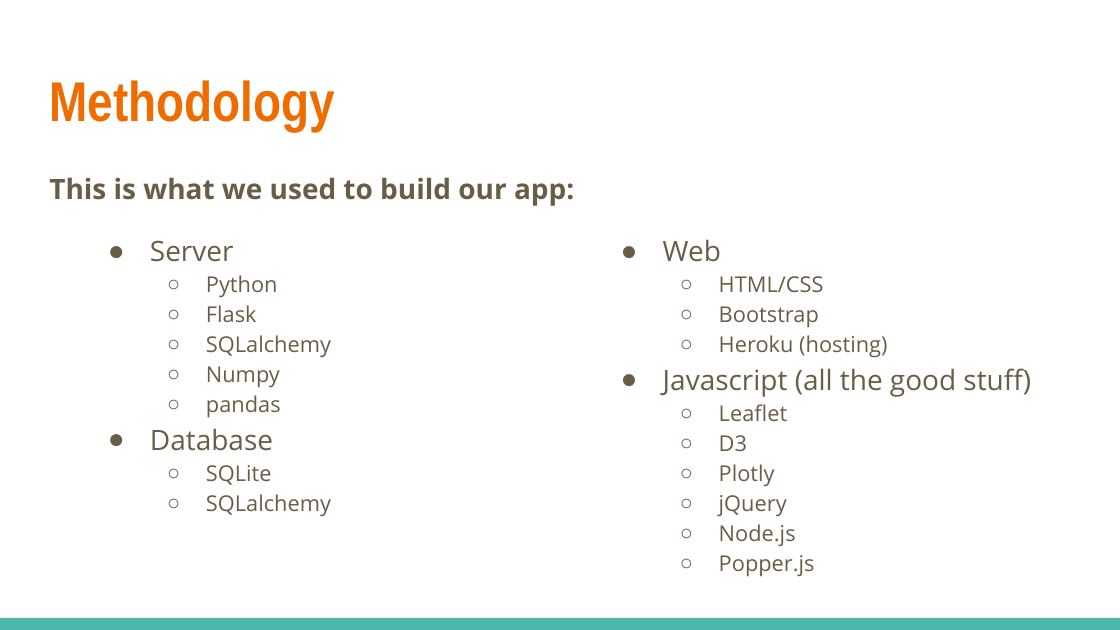
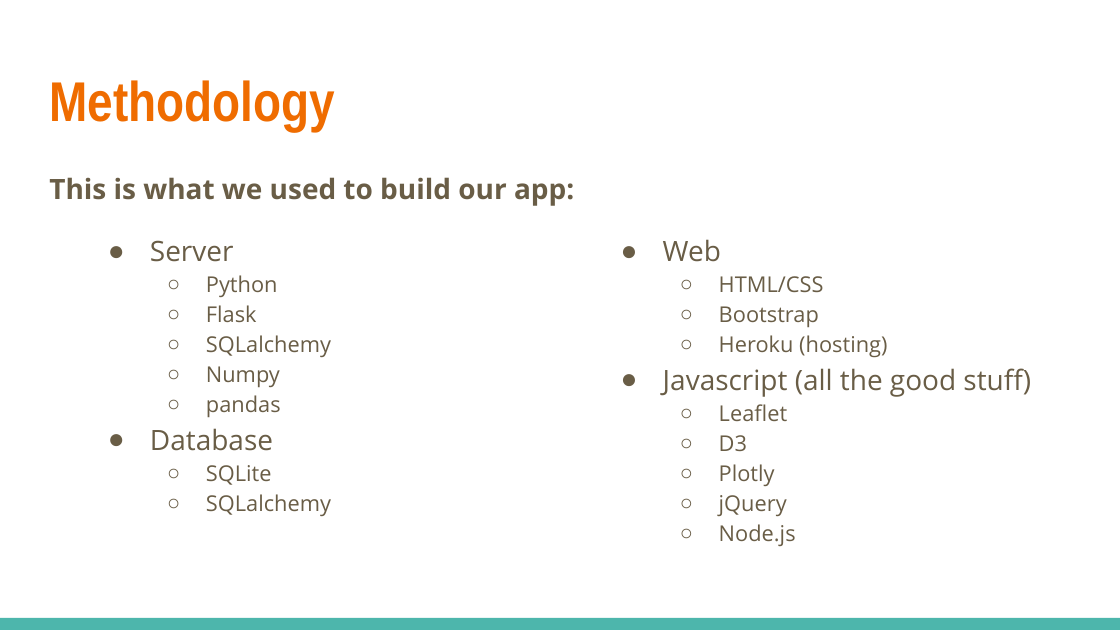
Before and after one commit to andrewswellie/Opportunity-Zones-Investment-App, a slide deck: slide 6 of ProjectTwo_TeamTwo_OpportunityZonesInvestmentTool.pptx (slide 5 before the commit). Drawn at 1120x630 pixels with LibreOffice and Linux fonts; fonts in the diff are those of the drawing. Boxes give left, top, right and bottom in pixels: in the first picture for what was removed or moved away, otherwise in the second. Text is boxed around its words. In the diff, an @@ line names an element or a change of style, - is before the commit and + after.

```diff
--- a/ProjectTwo_TeamTwo_OpportunityZonesInvestmentTool.pptx
+++ b/ProjectTwo_TeamTwo_OpportunityZonesInvestmentTool.pptx
@@ text at [719, 555, 815, 577]: paragraph removed @@
-  ○ Popper.js
```
Also in this commit, not shown: 1 other slide changed, 1 slide added, 4 other files.
